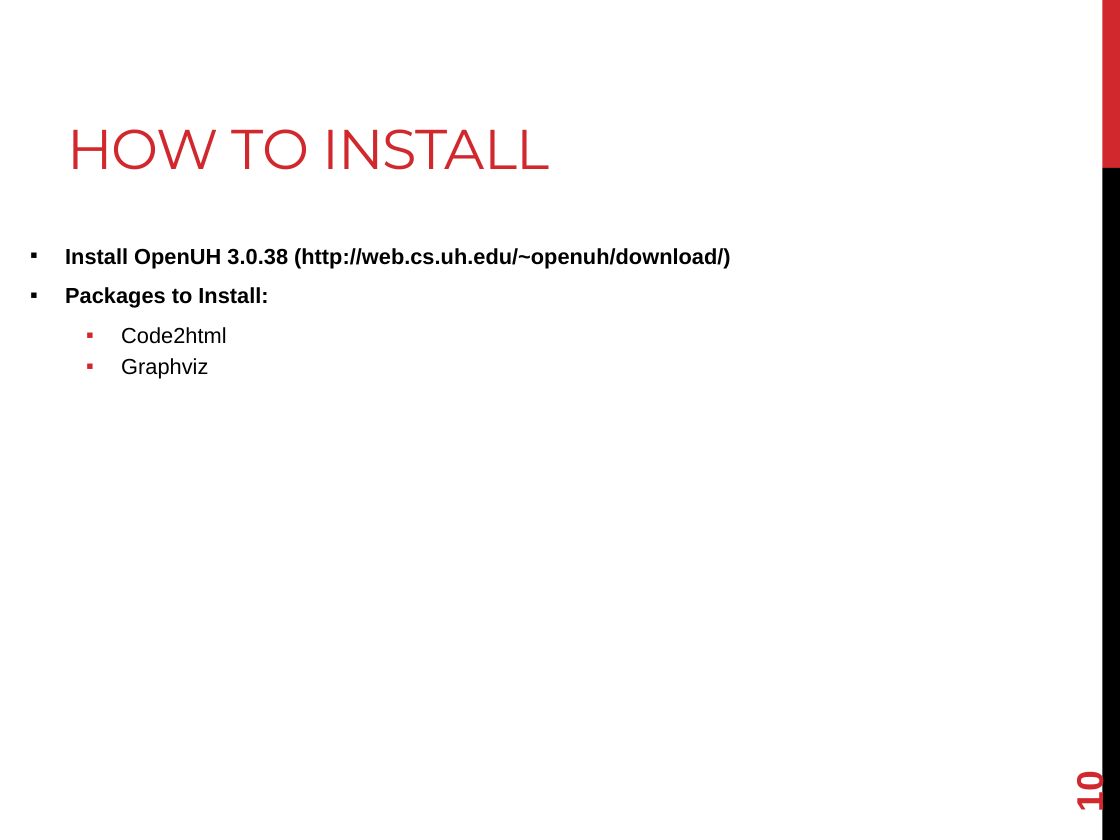
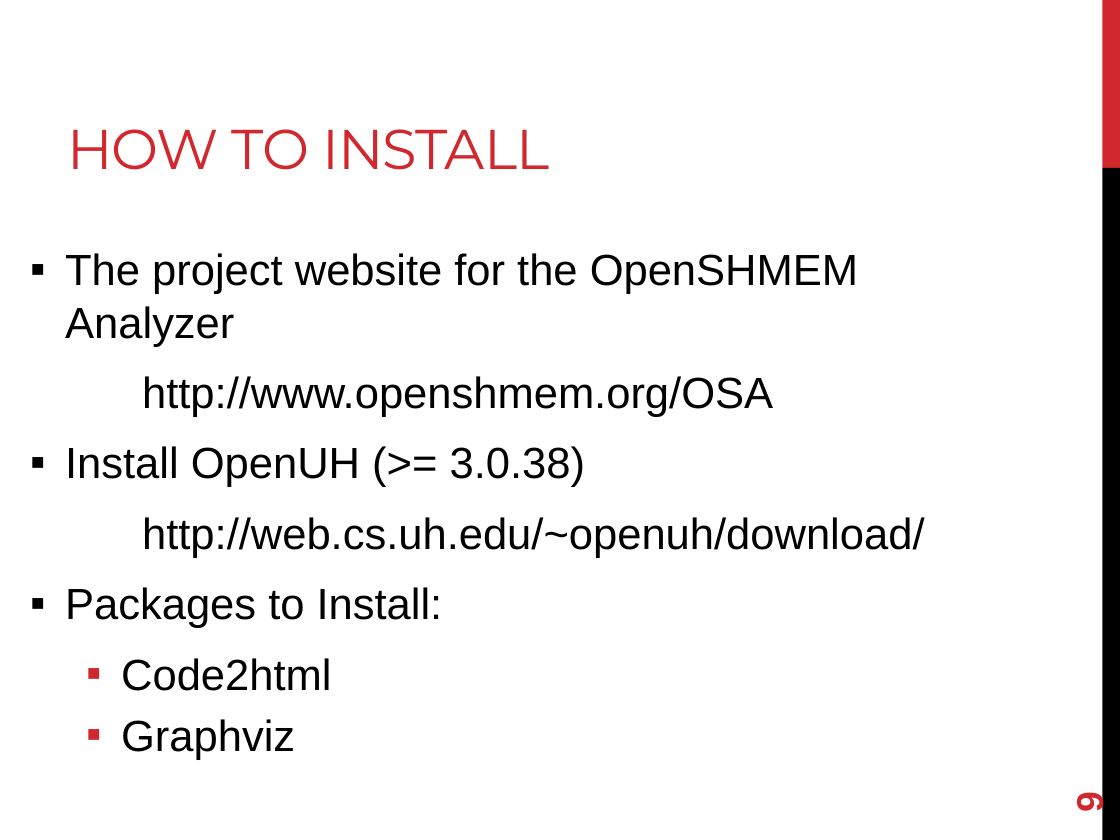
Before and after one commit to openshmem-org/sc14-tutorial, a slide deck: slide 9 of SHMEM-Analyzer.pptx (slide 10 before the commit). Drawn at 1120x840 pixels with LibreOffice and Linux fonts; fonts in the diff are those of the drawing. Boxes give left, top, right and bottom in pixels: in the first picture for what was removed or moved away, otherwise in the second. Text is boxed around its words. In the diff, an @@ line names an element or a change of style, - is before the commit and + after.

Commit message:
Finish a first version of the SHMEM Analyzer slides

```diff
--- a/SHMEM-Analyzer.pptx
+++ b/SHMEM-Analyzer.pptx
@@ text at box(65, 253, 924, 558): text changed; size 14 to 28 pt; bold off @@
-▪ Install OpenUH 3.0.38 (http://web.cs.uh.edu/~openuh/download/)
+▪ The project website for the OpenSHMEM Analyzer
+http://www.openshmem.org/OSA
+▪ Install OpenUH (>= 3.0.38)
+http://web.cs.uh.edu/~openuh/download/
@@ text at box(65, 587, 443, 760): size 14 to 28 pt in "Packages to Install:", "Code2html", "Graphviz"; bold off in "Packages to Install:"; more space between paragraphs @@
@@ page number at box(1069, 794, 1111, 813): text changed @@
-10
+9
```
Also in this commit, not shown: 8 other slides changed, 2 slides added, 3 slides removed.
